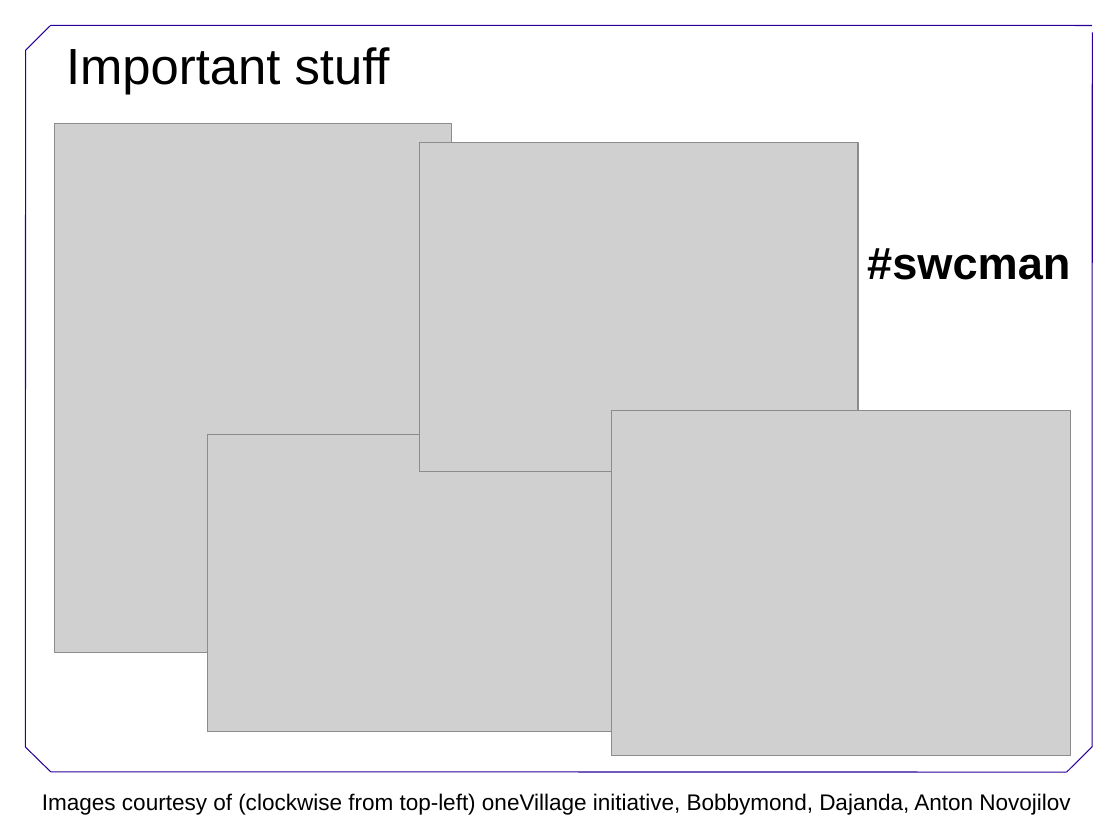
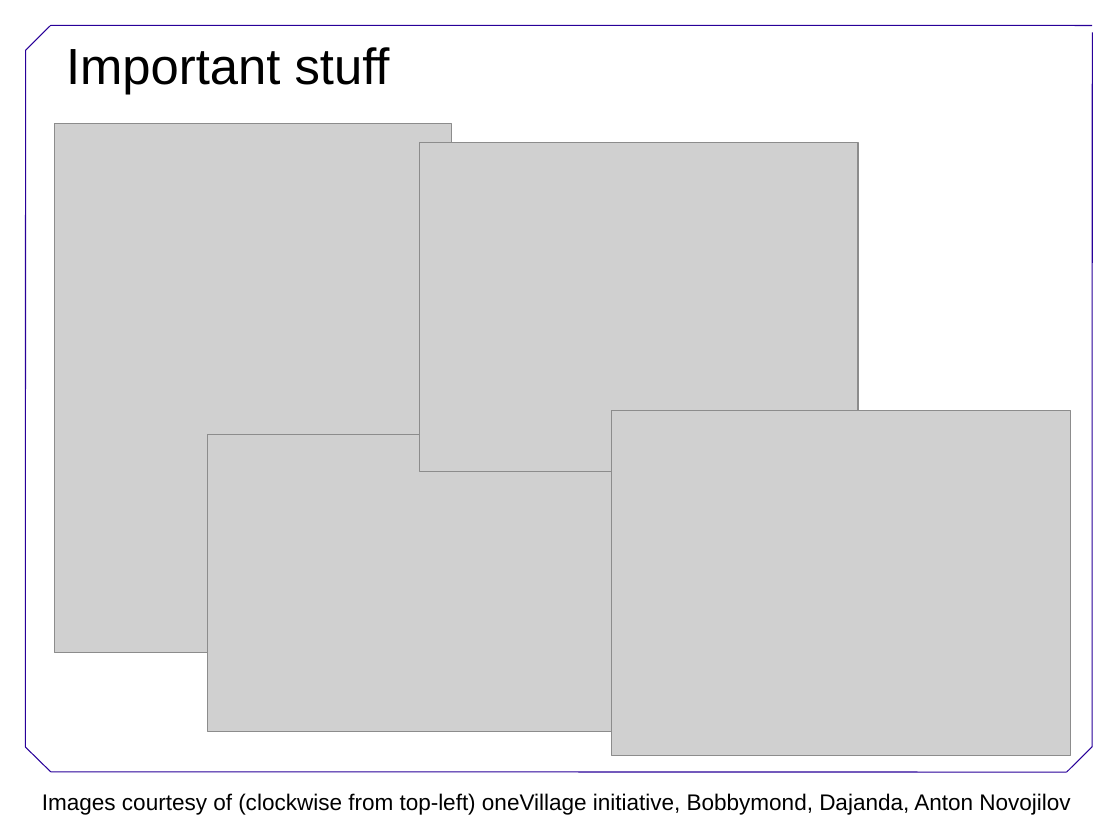
Before and after one commit to swcarpentry/DEPRECATED-boot-camps, a slide deck: slide 4 of Welcome.ppt. Drawn at 1120x840 pixels with LibreOffice and Linux fonts; fonts in the diff are those of the drawing; grey boxes stand for pictures; background and template pictures are left out. Boxes give left, top, right and bottom in pixels: in the first picture for what was removed or moved away, otherwise in the second. Text is boxed around its words. In the diff, an @@ line names an element or a change of style, - is before the commit and + after.

```diff
--- a/Welcome.ppt
+++ b/Welcome.ppt
@@ text removed at (x1=867, y1=248, x2=1070, y2=280) @@
-#swcman
```
Also in this commit, not shown: 3 other slides changed, 1 slide added, 1 slide removed, 1 other file.
